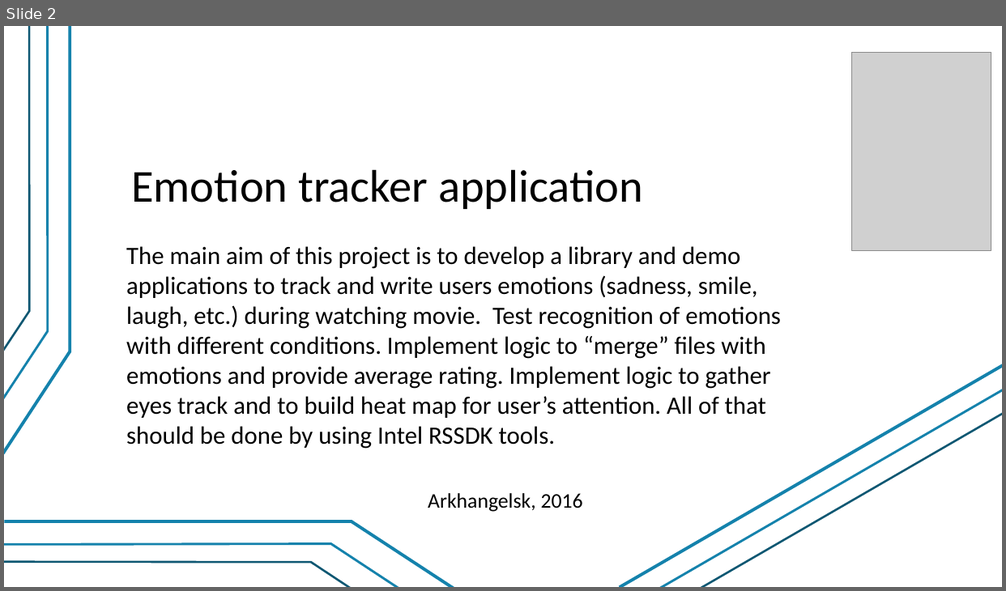
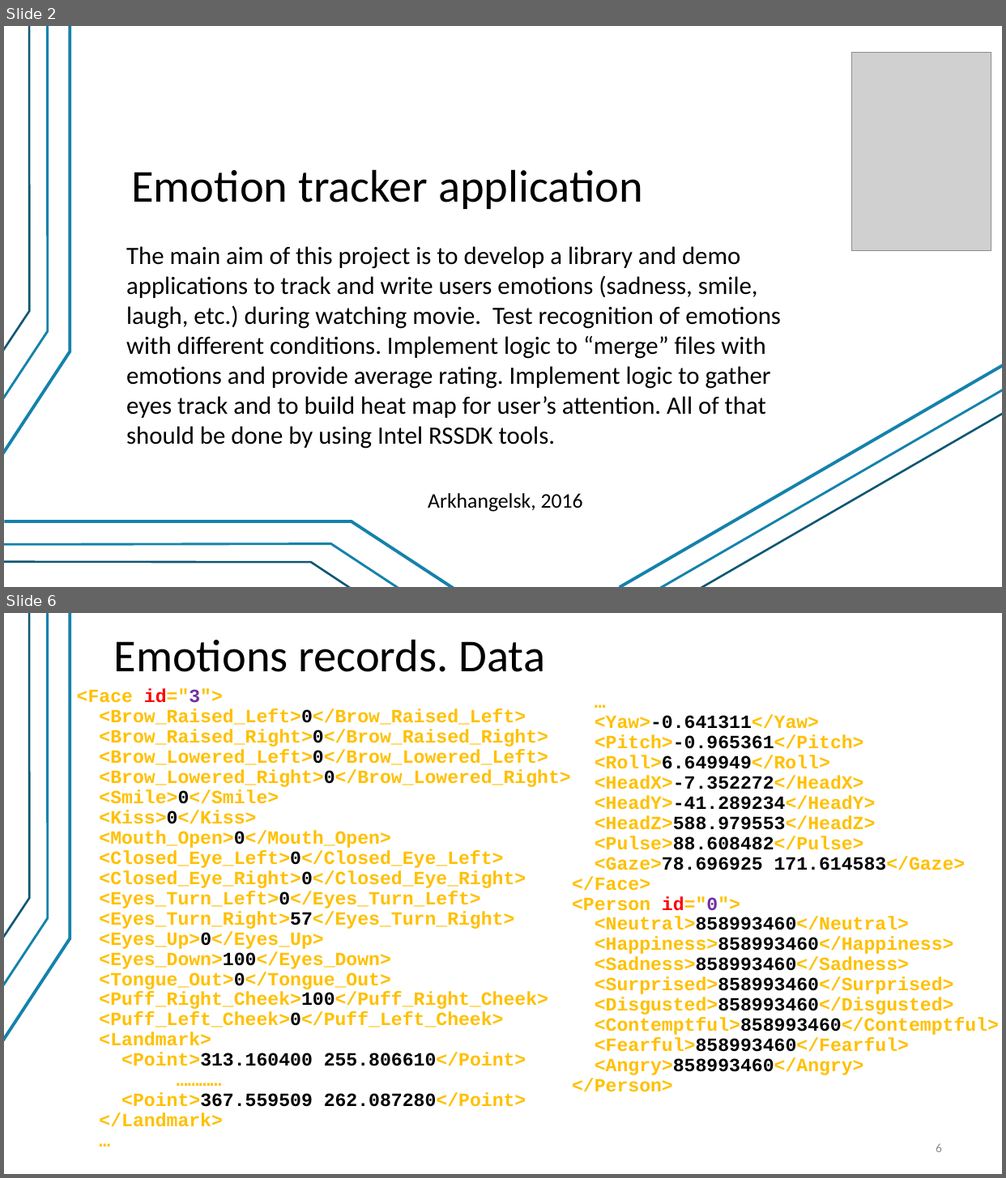
Before and after one commit to valber-8/emotracker, a slide deck: EmotionsTracker.pptx. Shown one above the other, each under a label of ours: slide 2 before the commit, slides 2 and 6 after it; the slides between them are not shown. The pictures are 1006x591 and 1006x1178 pixels, drawn with LibreOffice and Linux fonts; fonts in the diff are those of the drawing; grey boxes stand for pictures. Boxes give left, top, right and bottom in pixels: in the first picture for what was removed or moved away, otherwise in the second. Text is boxed around its words. In the diff, an @@ line names an element or a change of style, - is before the commit and + after.

```diff
--- a/EmotionsTracker.pptx
+++ b/EmotionsTracker.pptx
@@ slide 6 added at (4,613,1002,1174), background #FFFFFF; not listed: 3 template elements that a slide beside it also shows @@
@@ title added at (114,639,546,672), 44 pt, text #000000 @@
+Emotions records. Data
@@ text added at (77,688,570,1127), 18 pt, text #FFC000, bold @@
+<Face id="3">
+<Brow_Raised_Left>0</Brow_Raised_Left>
+<Brow_Raised_Right>0</Brow_Raised_Right>
+<Brow_Lowered_Left>0</Brow_Lowered_Left>
+<Brow_Lowered_Right>0</Brow_Lowered_Right>
+<Smile>0</Smile>
+<Kiss>0</Kiss>
+<Mouth_Open>0</Mouth_Open>
+<Closed_Eye_Left>0</Closed_Eye_Left>
+<Closed_Eye_Right>0</Closed_Eye_Right>
+<Eyes_Turn_Left>0</Eyes_Turn_Left>
+<Eyes_Turn_Right>57</Eyes_Turn_Right>
+<Eyes_Up>0</Eyes_Up>
+<Eyes_Down>100</Eyes_Down>
+<Tongue_Out>0</Tongue_Out>
+<Puff_Right_Cheek>100</Puff_Right_Cheek>
+<Puff_Left_Cheek>0</Puff_Left_Cheek>
+<Landmark>
+<Point>313.160400 255.806610</Point>
+…………
+<Point>367.559509 262.087280</Point>
+</Landmark>
+…
@@ text added at (572,714,999,1093), 18 pt, text #FFC000, bold @@
+…
+<Yaw>-0.641311</Yaw>
+<Pitch>-0.965361</Pitch>
+<Roll>6.649949</Roll>
+<HeadX>-7.352272</HeadX>
+<HeadY>-41.289234</HeadY>
+<HeadZ>588.979553</HeadZ>
+<Pulse>88.608482</Pulse>
+<Gaze>78.696925 171.614583</Gaze>
+</Face>
+<Person id="0">
+<Neutral>858993460</Neutral>
+<Happiness>858993460</Happiness>
+<Sadness>858993460</Sadness>
+<Surprised>858993460</Surprised>
+<Disgusted>858993460</Disgusted>
+<Contemptful>858993460</Contemptful>
+<Fearful>858993460</Fearful>
+<Angry>858993460</Angry>
+</Person>
@@ page number added at (936,1144,942,1152), 12 pt, text #8C8C8C @@
+6
```
Also in this commit, not shown: 13 other slides added, 1 slide removed, 23 other files.
